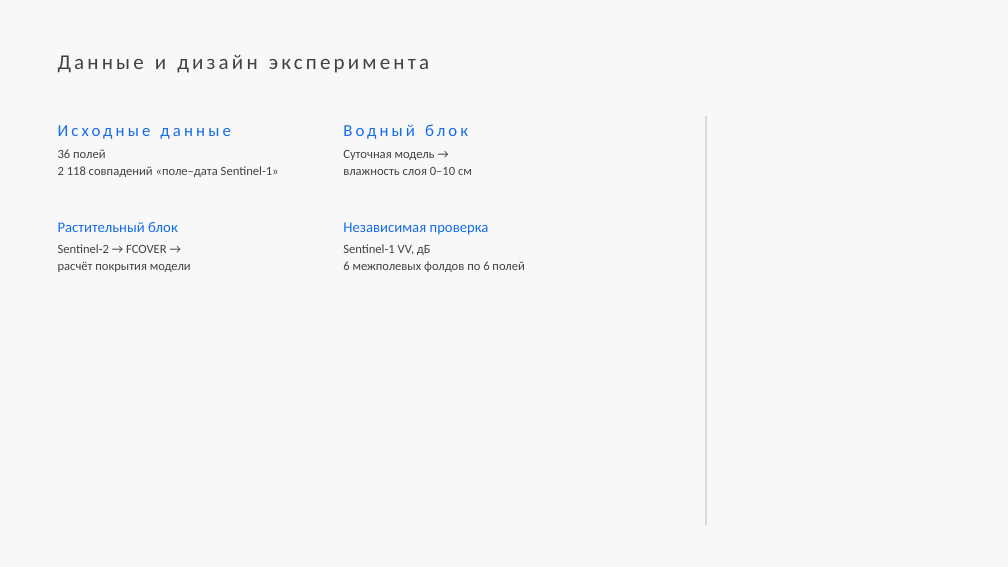
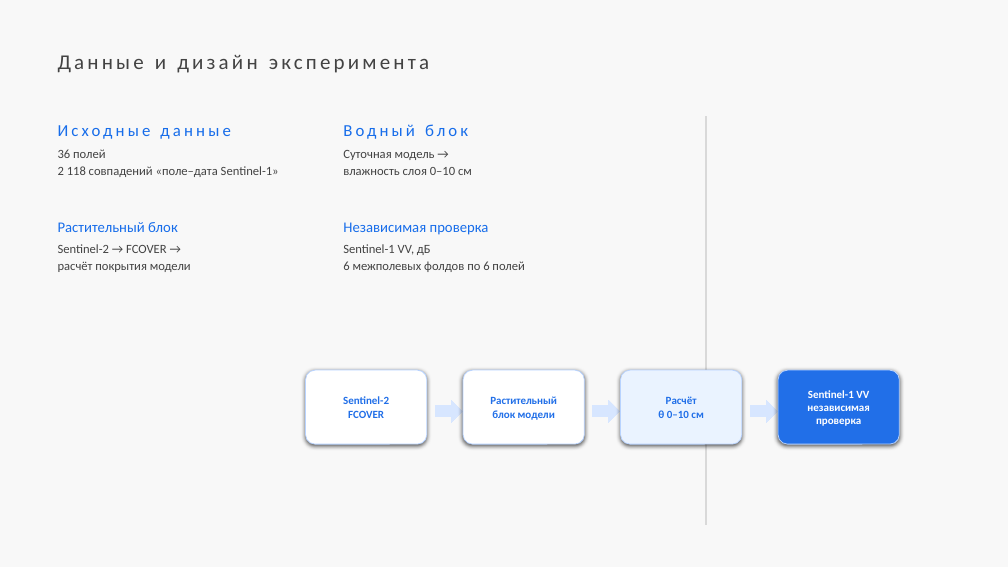
Before and after one commit to gregkorneev/water-regime-gis, a slide deck: slide 3 of output/pptx/Оценка_возможности_восстановления_влажности_почвы_презентация.pptx. Drawn at 1008x567 pixels with LibreOffice and Linux fonts; fonts in the diff are those of the drawing. Boxes give left, top, right and bottom in pixels: in the first picture for what was removed or moved away, otherwise in the second. Text is boxed around its words. In the diff, an @@ line names an element or a change of style, - is before the commit and + after.

Commit message:
Дополнить схему дизайна эксперимента

```diff
--- a/output/pptx/Оценка_возможности_восстановления_влажности_почвы_презентация.pptx
+++ b/output/pptx/Оценка_возможности_восстановления_влажности_почвы_презентация.pptx
@@ rounded rectangle added at [306,371,426,445], fill #FFFFFF, outline #B8D3FF 0.75 pt, 10.5 pt, text #216FE8, bold @@
+Sentinel-2
+FCOVER
@@ rounded rectangle added at [463,371,584,445], fill #FFFFFF, outline #B8D3FF 0.75 pt, 10.5 pt, text #216FE8, bold @@
+Растительный
+блок модели
@@ rounded rectangle added at [621,371,742,445], fill #EAF3FF, outline #B8D3FF 0.75 pt, 10.5 pt, text #216FE8, bold @@
+Расчёт
+θ 0–10 см
@@ rounded rectangle added at [778,371,899,445], fill #216FE8, outline #B8D3FF 0.75 pt, 10.5 pt, text #FFFFFF, bold @@
+Sentinel-1 VV
+независимая проверка
@@ right arrow added at [436,400,462,422], fill #D7E6FF, outline #D7E6FF 0 pt @@
@@ right arrow added at [593,400,619,422], fill #D7E6FF, outline #D7E6FF 0 pt @@
@@ right arrow added at [751,400,777,422], fill #D7E6FF, outline #D7E6FF 0 pt @@
```
